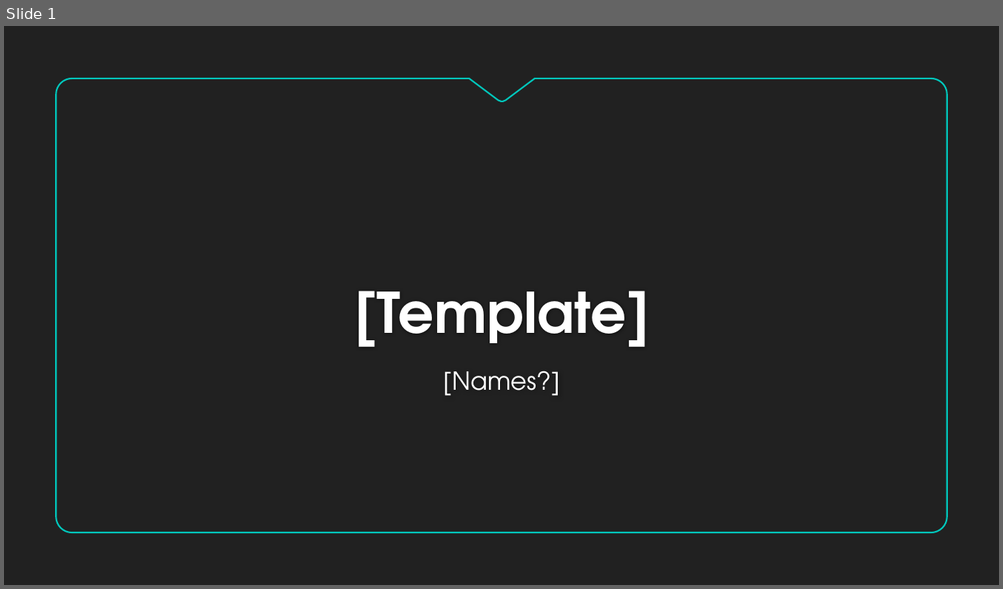
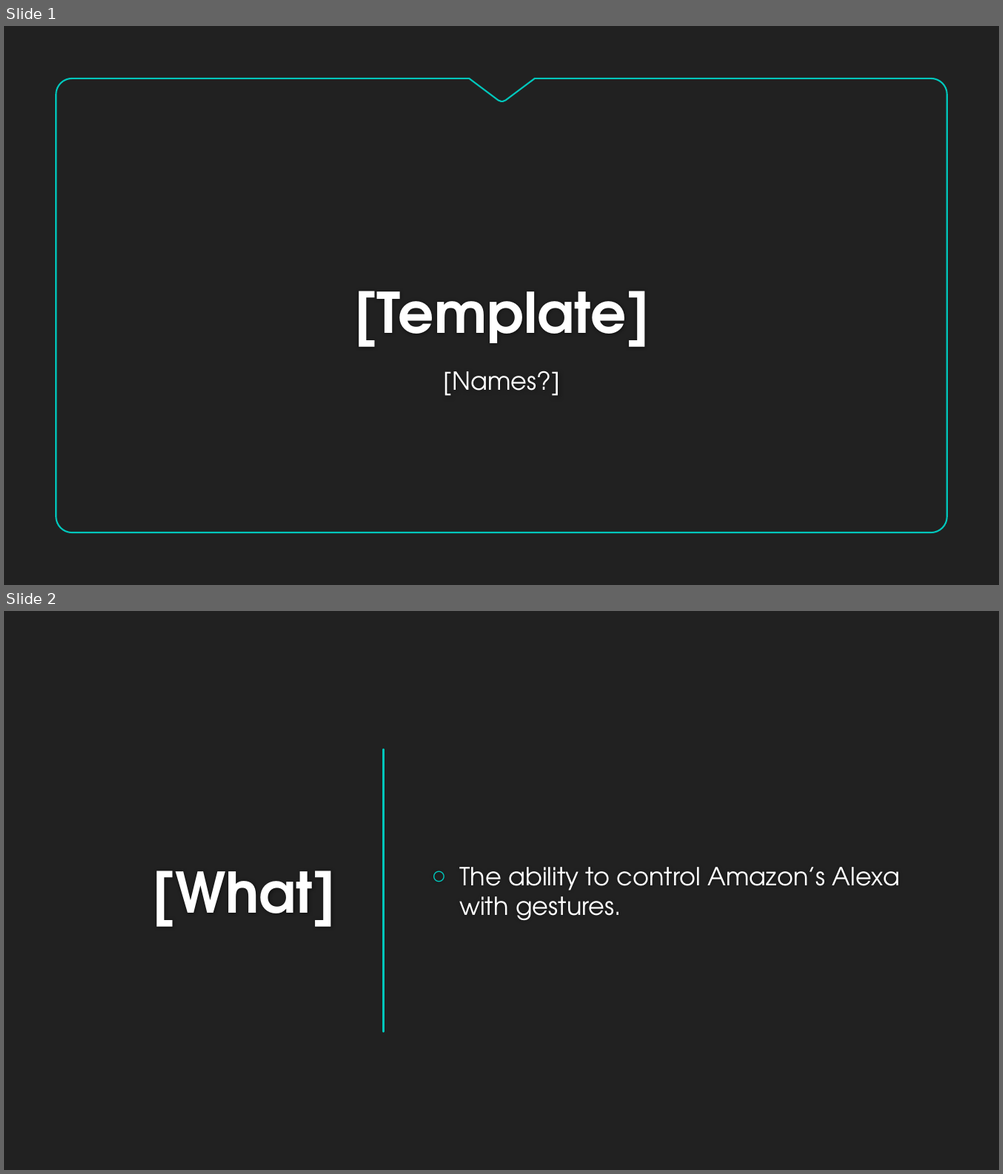
Before and after one commit to christian-rncl/bitcamp2019, a slide deck: Bitcamp2019Presentation.pptx. Shown one above the other, each under a label of ours: slide 1 before the commit, slides 1 and 2 after it. The pictures are 1003x589 and 1003x1174 pixels, drawn with LibreOffice and Linux fonts; fonts in the diff are those of the drawing; background and template pictures are left out. Boxes give left, top, right and bottom in pixels: in the first picture for what was removed or moved away, otherwise in the second. Text is boxed around its words. In the diff, an @@ line names an element or a change of style, - is before the commit and + after.

Commit message:
Updated Powerpoint

```diff
--- a/Bitcamp2019Presentation.pptx
+++ b/Bitcamp2019Presentation.pptx
@@ slide 2 added at bbox=[4, 611, 999, 1170], background #212121 @@
@@ line added from (383, 750) to (383, 1032), #00C6BB 1.75 pt @@
@@ title added at bbox=[153, 871, 336, 927], 54 pt, text #FFFFFF, bold @@
+[What]
@@ text added at bbox=[459, 867, 899, 921], 24 pt, text #FFFFFF @@
+○ The ability to control Amazon’s Alexa with gestures.
```
Also in this commit, not shown: 2 slides changed.
